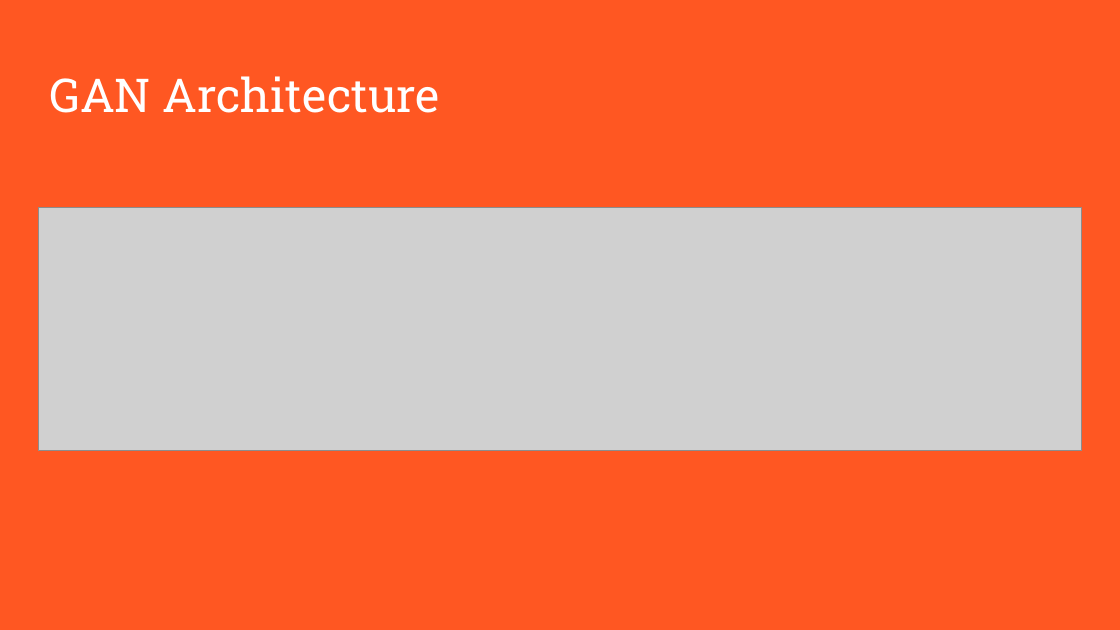
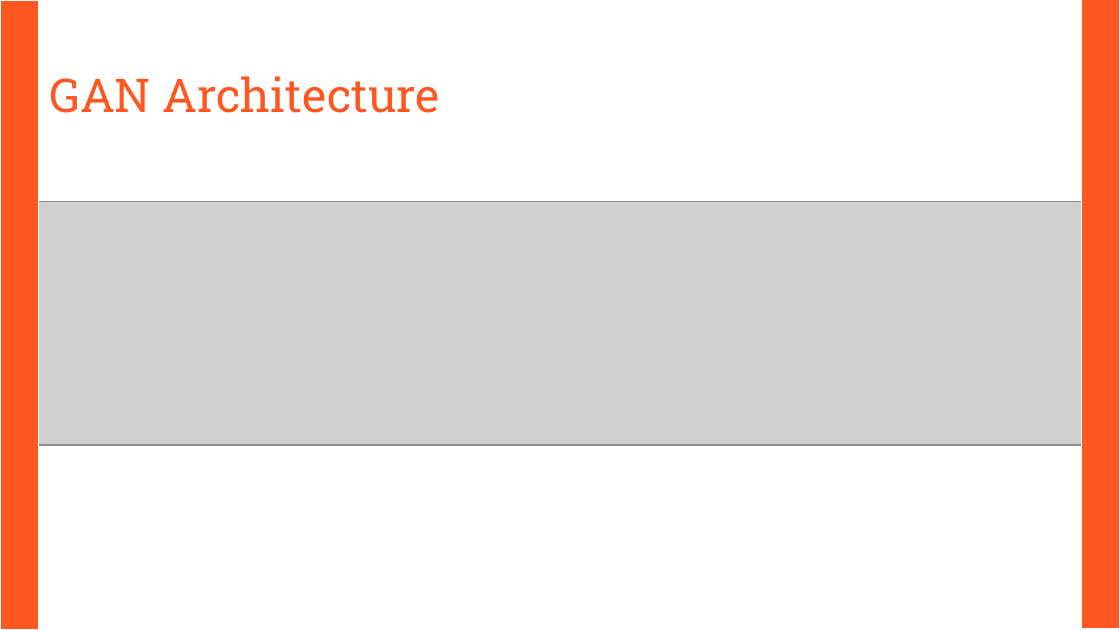
Before and after one commit to sushant-thapa/Future-of-Clothing-A-technological-approach, a slide deck: slide 7 of Future of Clothing, a progress slide.pptx. Drawn at 1120x630 pixels with LibreOffice and Linux fonts; fonts in the diff are those of the drawing; grey boxes stand for pictures. Boxes give left, top, right and bottom in pixels: in the first picture for what was removed or moved away, otherwise in the second. Text is boxed around its words. In the diff, an @@ line names an element or a change of style, - is before the commit and + after.

Commit message:
This version has colours as indicators rather than entire background.

```diff
--- a/Future of Clothing, a progress slide.pptx
+++ b/Future of Clothing, a progress slide.pptx
@@ background #FF5722 to #FFFFFF @@
@@ rectangle added at (x1=0, y1=0, x2=39, y2=629), fill #FF5722, outline #FFFFFF 0.75 pt @@
@@ rectangle added at (x1=1081, y1=0, x2=1120, y2=627), fill #FF5722, outline #FFFFFF 0.75 pt @@
@@ title "GAN Architecture" at (x1=49, y1=76, x2=440, y2=113): text colour #FFFFFF to #FF5722 @@
@@ picture moved from (x1=38, y1=207, x2=1082, y2=450) to (x1=38, y1=202, x2=1082, y2=445) @@
```
Also in this commit, not shown: 9 other slides changed.
